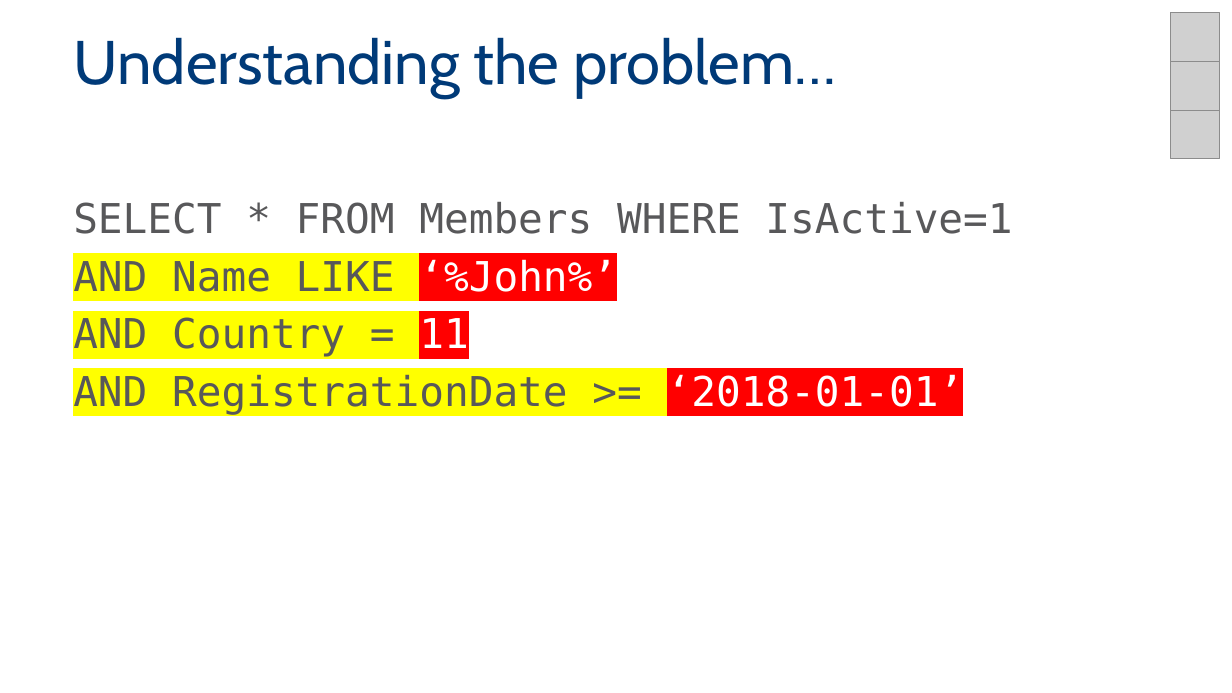
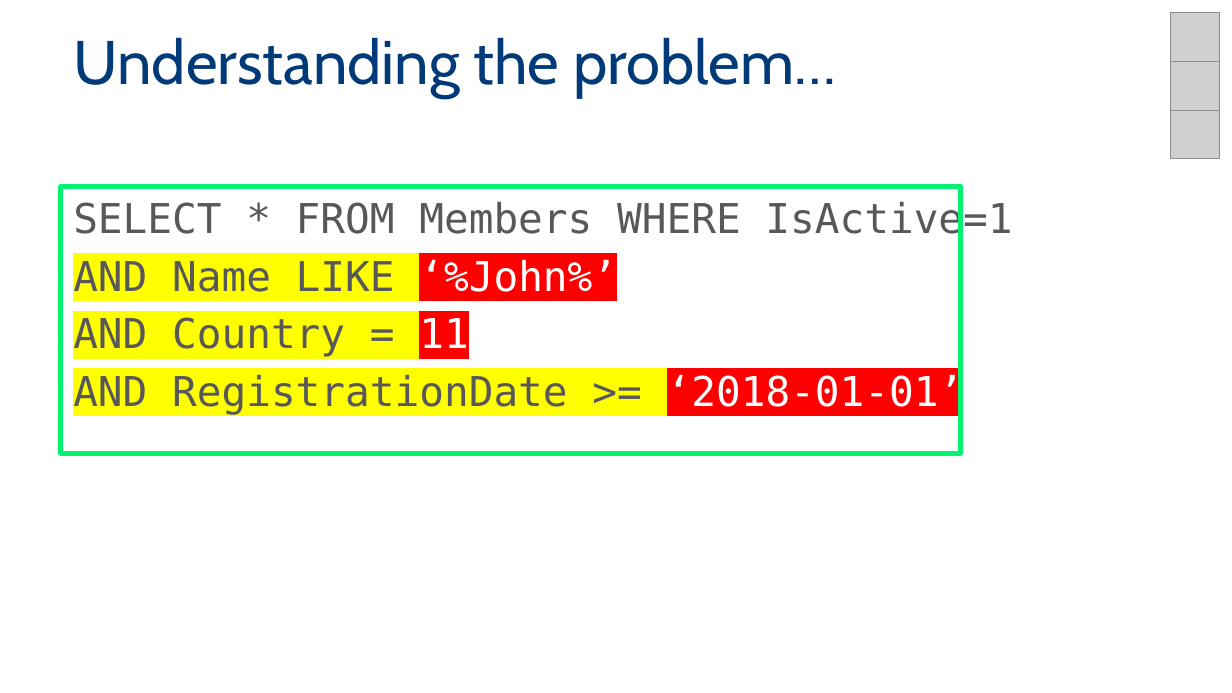
Before and after one commit to MadeiraData/DynamicFilters, a slide deck: slide 13 of DynamicFilters2.pptx. Drawn at 1232x693 pixels with LibreOffice and Linux fonts; fonts in the diff are those of the drawing; grey boxes stand for pictures; background and template pictures are left out. Boxes give left, top, right and bottom in pixels: in the first picture for what was removed or moved away, otherwise in the second. Text is boxed around its words. In the diff, an @@ line names an element or a change of style, - is before the commit and + after.

```diff
--- a/DynamicFilters2.pptx
+++ b/DynamicFilters2.pptx
@@ rectangle added at (60, 187, 960, 453), outline #05F170 3 pt @@
```
Also in this commit, not shown: 8 other slides changed, 12 other files.
